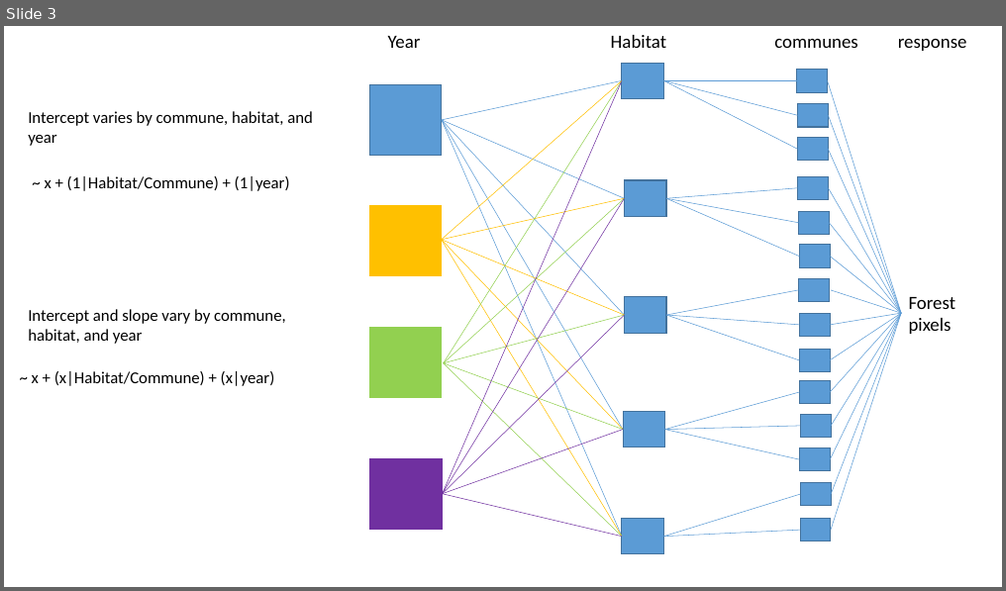
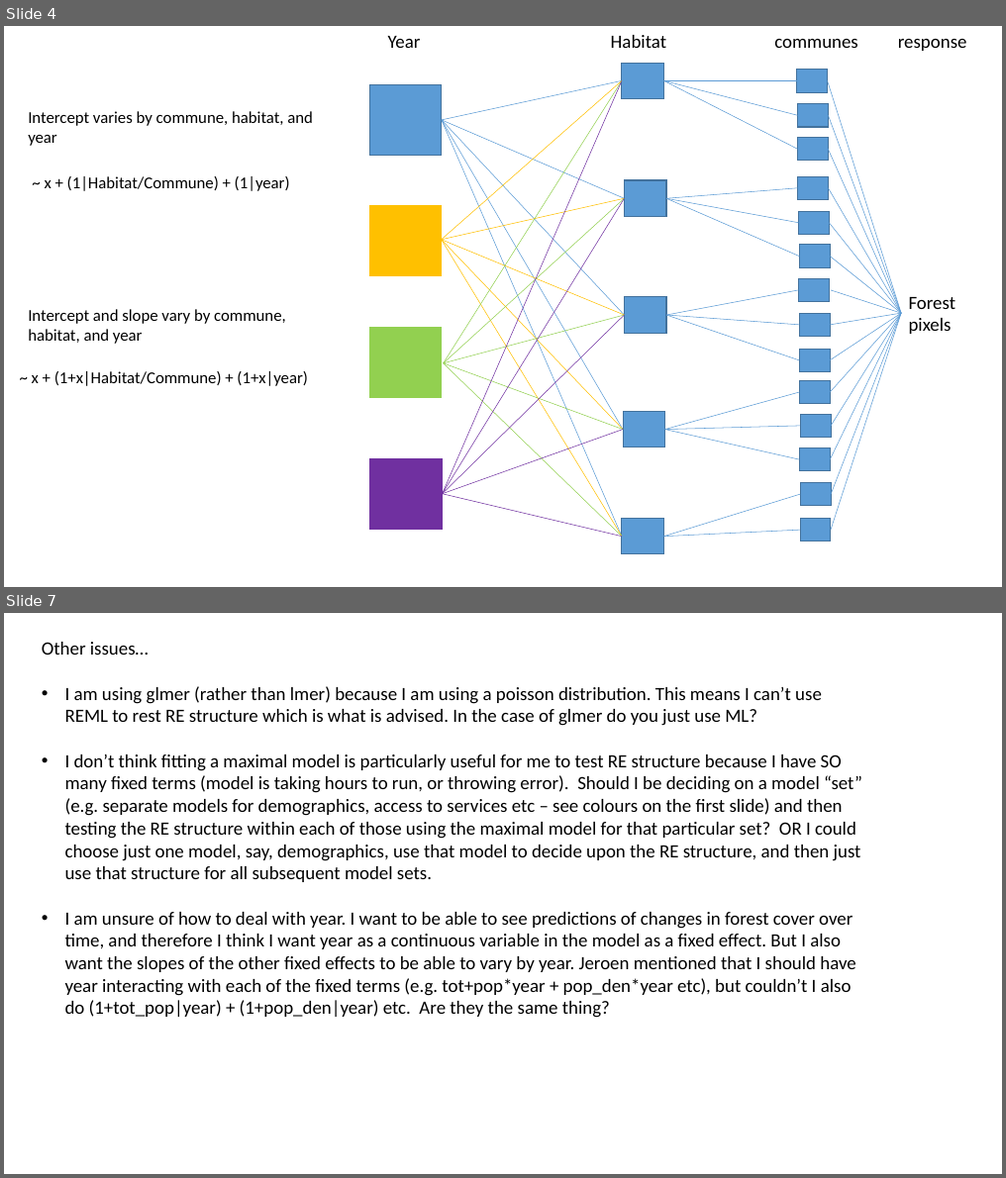
Before and after one commit to mattnuttall00/PhD_Chapter1, a slide deck: mixed_model_structures.pptx. Shown one above the other, each under a label of ours: slide 3 before the commit, slides 4 and 7 after it; the slides between them are not shown. The pictures are 1006x591 and 1006x1178 pixels, drawn with LibreOffice and Linux fonts; fonts in the diff are those of the drawing. Boxes give left, top, right and bottom in pixels: in the first picture for what was removed or moved away, otherwise in the second. Text is boxed around its words. In the diff, an @@ line names an element or a change of style, - is before the commit and + after.

Commit message:
Changes after call with Jeroen and Nils

```diff
--- a/mixed_model_structures.pptx
+++ b/mixed_model_structures.pptx
@@ slide 7 added at box(4, 613, 1002, 1174), background #FFFFFF @@
@@ text added at box(42, 642, 862, 1018), 18 pt, text #000000 @@
+Other issues…
+• I am using glmer (rather than lmer) because I am using a poisson distribution. This means I can’t use REML to rest RE structure which is what is advised. In the case of glmer do you just use ML?
+• I don’t think fitting a maximal model is particularly useful for me to test RE structure because I have SO many fixed terms (model is taking hours to run, or throwing error). Should I be deciding on a model “set” (e.g. separate models for demographics, access to services etc – see colours on the first slide) and then testing the RE structure within each of those using the maximal model for that particular set? OR I could choose just one model, say, demographics, use that model to decide upon the RE structure, and then just use that structure for all subsequent model sets.
+• I am unsure of how to deal with year. I want to be able to see predictions of changes in forest cover over time, and therefore I think I want year as a continuous variable in the model as a fixed effect. But I also want the slopes of the other fixed effects to be able to vary by year. Jeroen mentioned that I should have year interacting with each of the fixed terms (e.g. tot+pop*year + pop_den*year etc), but couldn’t I also do (1+tot_pop|year) + (1+pop_den|year) etc. Are they the same thing?
@@ what was slide 3 is now slide 4 @@
@@ slide 4 changed as well @@
@@ text at box(32, 372, 307, 386): text changed @@
-~ x + (x|Habitat/Commune) + (x|year)
+~ x + (1+x|Habitat/Commune) + (1+x|year)
```
Also in this commit, not shown: 3 other slides changed, 2 other slides added, 1 other file.
